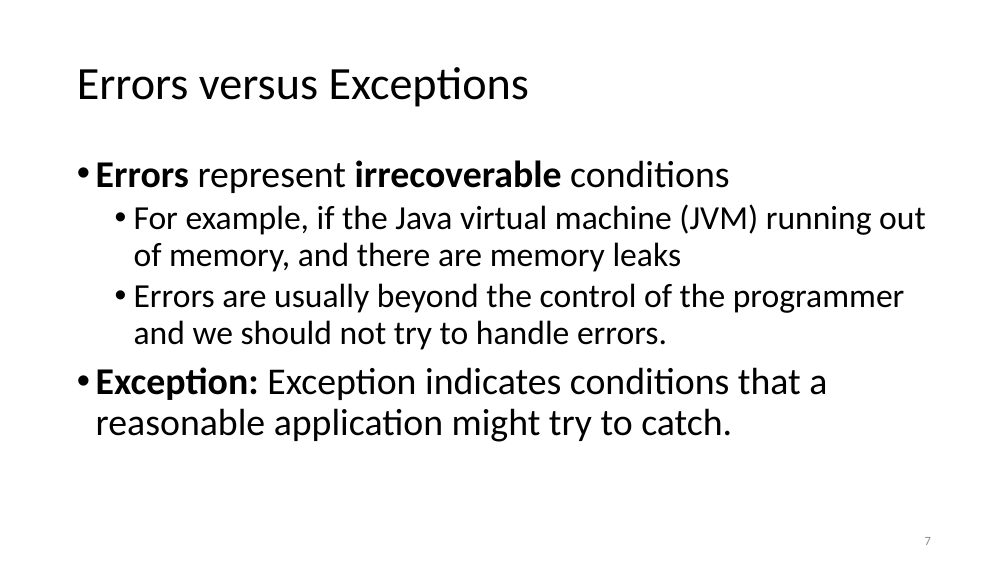
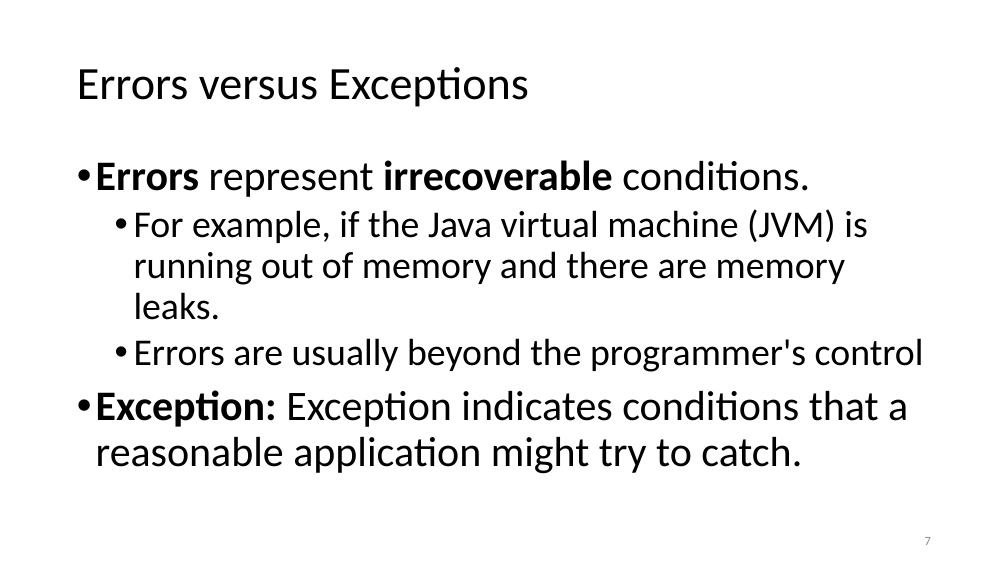
Before and after one commit to steliosot/java_exceptions_tutorial, a slide deck: slide 7 of Exceptions short tutorial.pptx. Drawn at 1008x567 pixels with LibreOffice and Linux fonts; fonts in the diff are those of the drawing. Boxes give left, top, right and bottom in pixels: in the first picture for what was removed or moved away, otherwise in the second. Text is boxed around its words. In the diff, an @@ line names an element or a change of style, - is before the commit and + after.

```diff
--- a/Exceptions short tutorial.pptx
+++ b/Exceptions short tutorial.pptx
@@ text at (96, 160, 924, 372): text changed; size 32 to 36 pt @@
-• Errors represent irrecoverable conditions
-  • For example, if the Java virtual machine (JVM) running out of memory, and there are memory leaks
-  • Errors are usually beyond the control of the programmer and we should not try to handle errors.
+• Errors represent irrecoverable conditions.
+  • For example, if the Java virtual machine (JVM) is running out of memory and there are memory leaks.
+  • Errors are usually beyond the programmer's control
@@ text at (96, 390, 908, 474): size 36 to 40 pt in "Exception: Exception indicates conditions that a reasonable ..." @@
```
Also in this commit, not shown: 15 other slides changed, 1 slide added, 2 other files.
